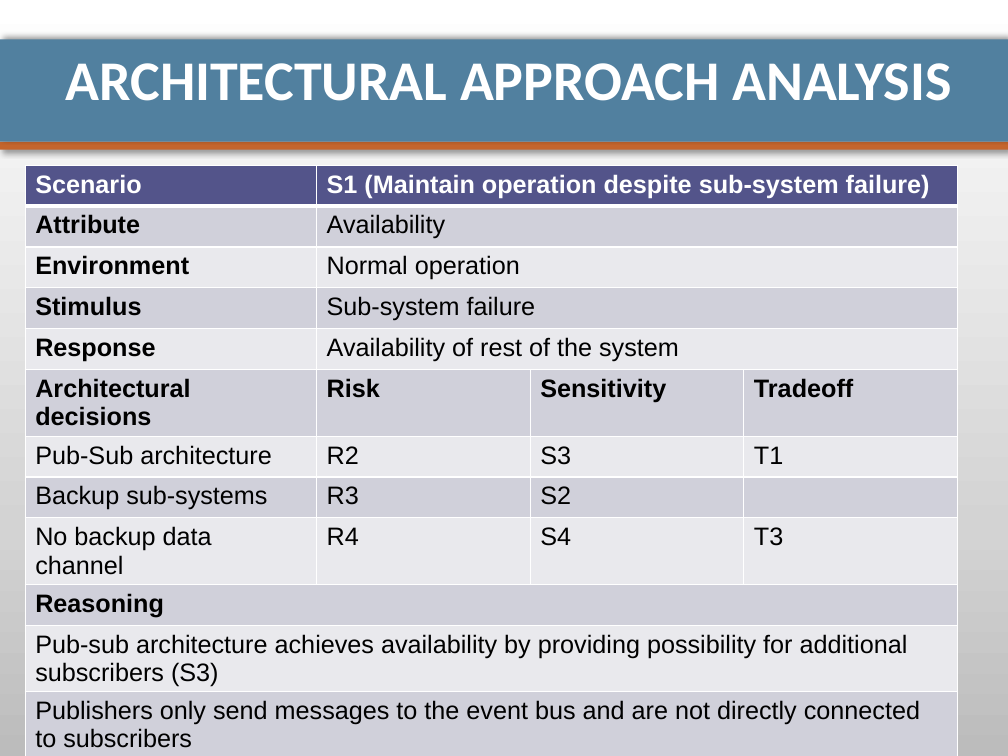
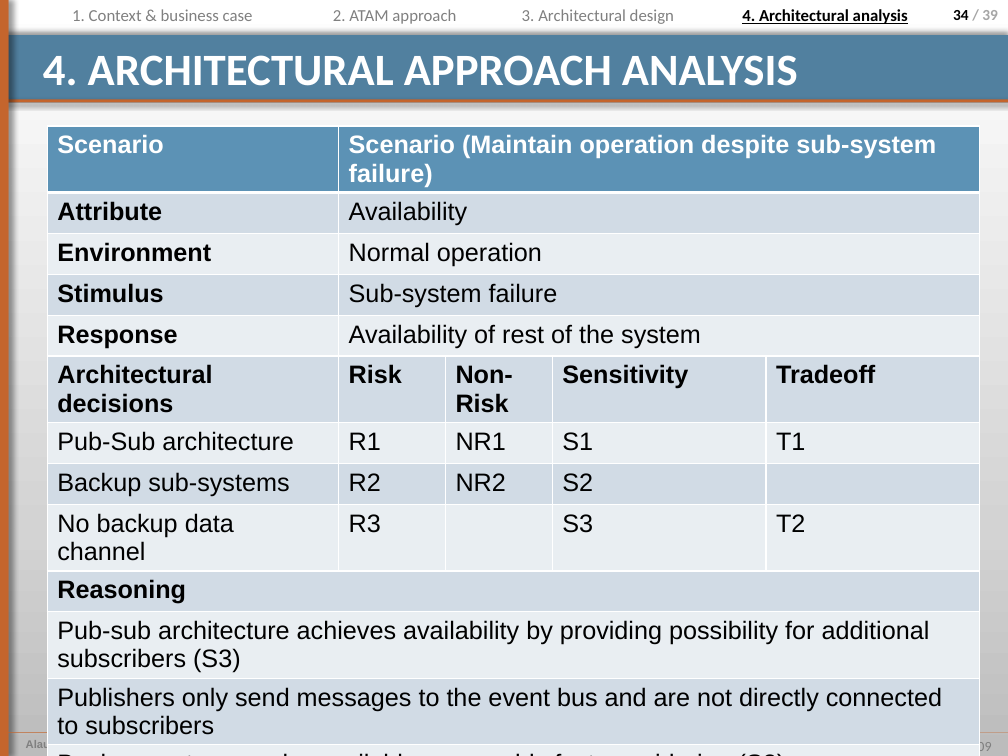
Before and after one commit to pierrealauzet/euroteam, a slide deck: slide 34 of Project 2/PartFinal/CS554_EuroTeam_Project2_Final_Mikko.pptx (slide 28 before the commit). Drawn at 1008x756 pixels with LibreOffice and Linux fonts; fonts in the diff are those of the drawing. Boxes give left, top, right and bottom in pixels: in the first picture for what was removed or moved away, otherwise in the second. Text is boxed around its words. In the diff, an @@ line names an element or a change of style, - is before the commit and + after.

Commit message:
added mikko version of document

```diff
--- a/Project 2/PartFinal/CS554_EuroTeam_Project2_Final_Mikko.pptx
+++ b/Project 2/PartFinal/CS554_EuroTeam_Project2_Final_Mikko.pptx
@@ rectangle added at [0, 0, 8, 756], fill #C4652D @@
@@ rectangle added at [0, 0, 8, 756], fill #C4652D @@
@@ text added at [72, 9, 253, 21], 12 pt, text #808080 @@
+1. Context & business case
@@ text added at [333, 9, 456, 24], 12 pt, text #808080 @@
+2. ATAM approach
@@ text added at [522, 9, 674, 24], 12 pt, text #808080 @@
+3. Architectural design
@@ text added at [742, 9, 908, 24], 12 pt, text #000000, bold, underline @@
+4. Architectural analysis
@@ page number added at [953, 10, 998, 20], 11 pt, text #A6A6A6, bold @@
+34 / 39
@@ rectangle: place and size @@
-rectangle at [0, 39, 1008, 142]
+rectangle at [0, 35, 1008, 103]
@@ rectangle at [0, 35, 1008, 103]: shadow changed @@
@@ title at [43, 55, 798, 86]: text changed; size 40 to 32 pt @@
-ARCHITECTURAL APPROACH ANALYSIS
+4. ARCHITECTURAL APPROACH ANALYSIS
@@ rectangle: place and size @@
-rectangle at [0, 142, 1008, 150]
+rectangle at [0, 100, 1008, 103]
@@ table at [47, 126, 980, 747] @@
-column 2: S1 (Maintain operation despite sub-system failure) | Availability | Normal operation | Sub-system failure | Availability of rest of the system | Risk | R2 | R3 | R4 |  |  |  | 
-column 3:  |  |  |  |  | Sensitivity | S3 | S2 | S4 |  |  |  | 
-column 4:  |  |  |  |  | Tradeoff | T1 |  | T3 |  |  |  | 
+column 2: Scenario (Maintain operation despite sub-system failure) | Availability | Normal operation | Sub-system failure | Availability of rest of the system | Risk | R1 | R2 | R3 |  |  |  | 
+column 3:  |  |  |  |  | Non-Risk | NR1 | NR2 |  |  |  |  | 
+column 4:  |  |  |  |  | Sensitivity | S1 | S2 | S3 |  |  |  | 
+column 5:  |  |  |  |  | Tradeoff | T1 |  | T2 |  |  |  | 
@@ table: place and size @@
-table at [25, 165, 958, 756]
+table at [47, 126, 980, 747]
@@ line added from (8, 733) to (1008, 733), #C4652D 0.25 pt @@
@@ text added at [26, 738, 353, 750], 8 pt, text #808080, bold @@
+Alauzet Pierre, Ahvenniemi Mikko, Colin Julien, Starck Benoit
@@ text added at [474, 739, 573, 753], 9 pt, text #7F7F7F @@
+CS554 - Project 2
@@ text added at [872, 738, 991, 755], 10 pt, text #7F7F7F @@
+December 10th 2009
```
Also in this commit, not shown: 23 other slides changed, 16 slides added, 4 slides removed, 1 other file.
